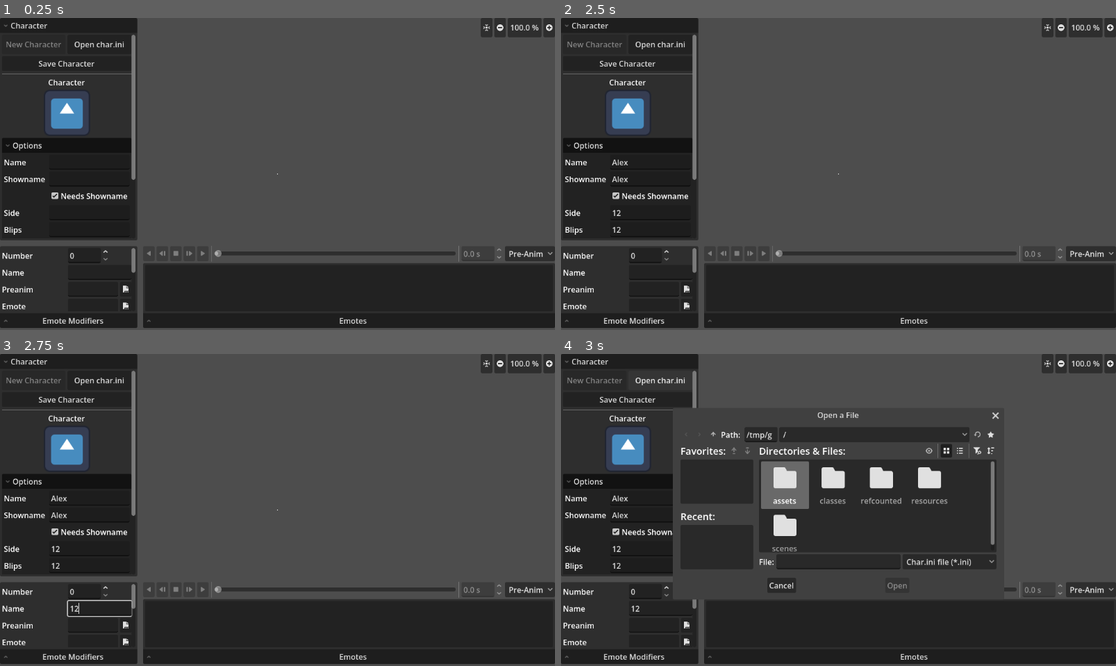
Above: before the commit, frames 1-4 (two rows, left to right).
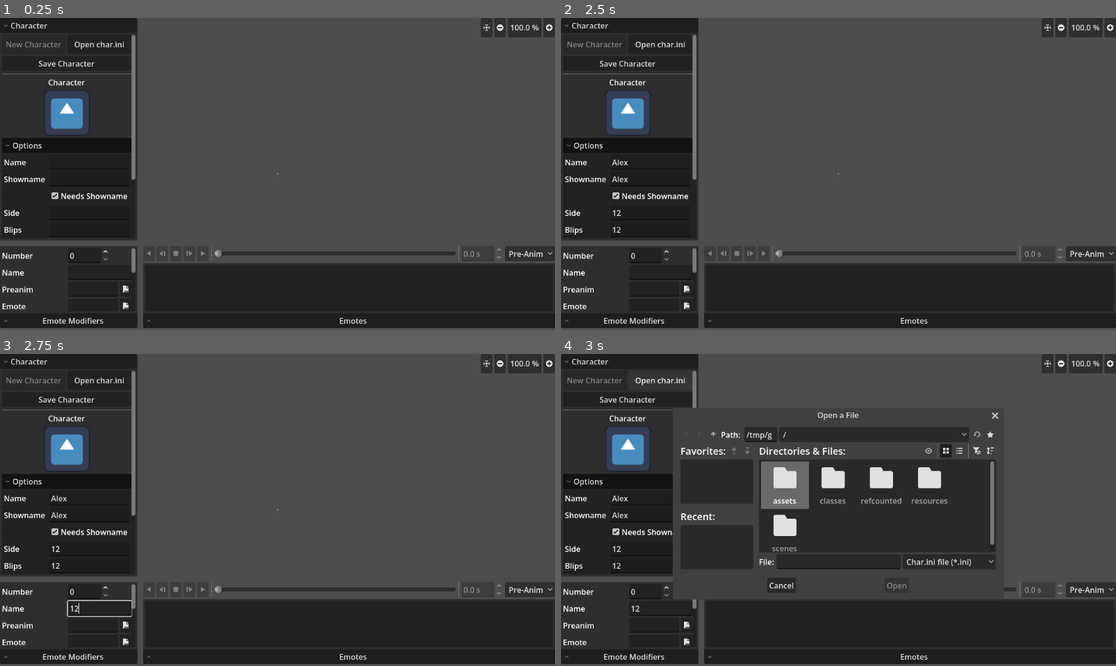
Above: after the commit, the same moments.

Repository: Crystalwarrior/KFO-CharMaker
Game: Godot game, scene res://scenes/main.tscn
Two runs of this game, one before a commit and one after it. Both use one fixed random seed, a clock stepped at 60 frames per second and the inputs below. The engine's default icon, where the game draws it, is replaced by a stand-in: a white triangle on a blue panel in a dark square.
Inputs (mouse positions are in pixels of both pictures, inside the frame that each line leads up to):
- Up to frame 1 (0.25 s): no input
- Up to frame 2 (2.5 s): click (649, 161) at 0.52 s; type "Alex" at 0.6 s; click (649, 180) at 0.75 s; type "Alex" at 0.83 s; click (649, 211) at 0.98 s; type "12" at 1.07 s; click (649, 230) at 1.27 s; type "12" at 1.35 s; click (649, 245) at 1.5 s; type "12" at 1.58 s; click (649, 264) at 1.73 s; type "12" at 1.82 s; click (649, 280) at 2.02 s; type "12" at 2.1 s; click (649, 295) at 2.25 s; type "12" at 2.33 s; click (660, 273) at 2.48 s
- Up to frame 3 (2.75 s): type "12" at 2.57 s
- Up to frame 4 (3 s): click "Open char.ini" at 2.75 s

Frames 1-3 are identical in both runs. In frame 4, 0.2% of the frame differs, in the area x 58-79%, y 18-76%.
Error before the commit: Invalid assignment of property or key 'char_name' with value of type 'String' on a base object of type 'Nil'. (res://scenes/char_converter.gd:181)
Error after the commit: Invalid assignment of property or key 'char_name' with value of type 'String' on a base object of type 'Nil'. (res://scenes/char_converter.gd:182)

Commit message:
Setup to load multiple state of emote Hiding animation buttons when static image loaded

Diff:
--- a/scenes/char_converter.gd
+++ b/scenes/char_converter.gd
@@ -13,6 +13,7 @@
 @onready var char_folder_label: Label = %CharFolderLabel
 
 @onready var animation_buttons: HBoxContainer = %AnimationButtons
+@onready var animation_option_button: OptionButton = %AnimationOptionButton
 
 # Options
 @onready var charname_edit: LineEdit = %CharnameEdit
@@ -302,12 +303,17 @@
 		emote.image_on = ImageTexture.create_from_image(Image.load_from_file(button_on_path))
 
 
-func search_valid_idle_emote(char_folder: String, emote_name: String) -> String:
+func search_valid_emote(char_folder: String, emote_name: String, state: String) -> String:
+	var try_path: String
 	for ext: String in SUPPORTED_EXTENSIONS:
-		var try_path: String = "%s/%s.%s" % [char_folder, emote_name, ext]
+		if state == "idle":
+			try_path = "%s/(a)%s.%s" % [char_folder, emote_name, ext]
+		if state == "talk":
+			try_path = "%s/(b)%s.%s" % [char_folder, emote_name, ext]
 		if FileAccess.file_exists(try_path):
 			return try_path
-		try_path = "%s/(a)%s.%s" % [char_folder, emote_name, ext]
+		else:
+			try_path = "%s/%s.%s" % [char_folder, emote_name, ext]
 		if FileAccess.file_exists(try_path):
 			return try_path
 	return ""
@@ -346,18 +352,26 @@
 		if id == emote.desk_mod:
 			deskmod_option.select(i)
 			break
-	var image_path: String = search_valid_idle_emote(current_character.get_folder(), emote.idle)
-	if not image_path:
-		return
+	clear_world()
+	var idle_image_path: String = search_valid_emote(current_character.get_folder(), emote.idle, "idle")
+	var pre_image_path: String = search_valid_emote(current_character.get_folder(), emote.pre, "pre")
+	if idle_image_path:
+		load_image_file(idle_image_path)
+	if pre_image_path:
+		load_image_file(pre_image_path)
+
+
+func load_image_file(image_path):
 	var file_extension: String = image_path.get_extension()
-	# TODO: Cache all this somehow
 	if file_extension in ANIMATED_EXTENSIONS:
+		animation_buttons.visible = true
 		handle_animated_file(image_path)
 	if file_extension in STATIC_EXTENSIONS:
+		animation_buttons.visible = false
 		handle_static_file(image_path)
 
-
 func handle_animated_file(image_path: String) -> void:
+	# TODO: Cache all this somehow
 	var magick: Magick = Magick.new()
 	var frame_data: Array[Dictionary] = magick.get_frame_data(image_path)
 	var directory: String = image_path.get_base_dir()
@@ -367,7 +381,6 @@
 	if not FileAccess.file_exists(frames_folder):
 		magick.split_frames(image_path, frames_folder)
 	var lib: AnimationLibrary = world.animation_player.get_animation_library("")
-	clear_world()
 	current_anim = AttorneyAnimation.new()
 	current_anim.name = base_name
 	current_anim.add_frames_from_folder(frames_folder)
@@ -387,7 +400,6 @@
 	var image_texture = ImageTexture.create_from_image(image)
 	var sprite = Sprite2D.new()
 	sprite.texture = image_texture
-	clear_world()
 	sprite.set_texture(image_texture)
 	world.add_child(sprite)
 
@@ -395,10 +407,11 @@
 func clear_world() -> void:
 	for child in world.get_children():
 		if child is AttorneyAnimation:
-			var lib: AnimationLibrary = world.animation_player.get_animation_library("")
-			world.animation_player.stop()
-			lib.remove_animation(current_anim.name)
-			current_anim.queue_free()
+			if child == current_anim:
+				var lib: AnimationLibrary = world.animation_player.get_animation_library("")
+				world.animation_player.stop()
+				lib.remove_animation(current_anim.name)
+			child.queue_free()
 		if child is Sprite2D:
 			child.queue_free()
 
--- a/scenes/char_converter.tscn
+++ b/scenes/char_converter.tscn
@@ -457,6 +457,7 @@
 
 [node name="HBoxContainer" type="HBoxContainer" parent="HSplitContainer/CenterSplitContainer/VBoxContainer" unique_id=333832416]
 layout_mode = 2
+alignment = 2
 
 [node name="AnimationButtons" parent="HSplitContainer/CenterSplitContainer/VBoxContainer/HBoxContainer" unique_id=696682605 instance=ExtResource("7_wijlb")]
 unique_name_in_owner = true
